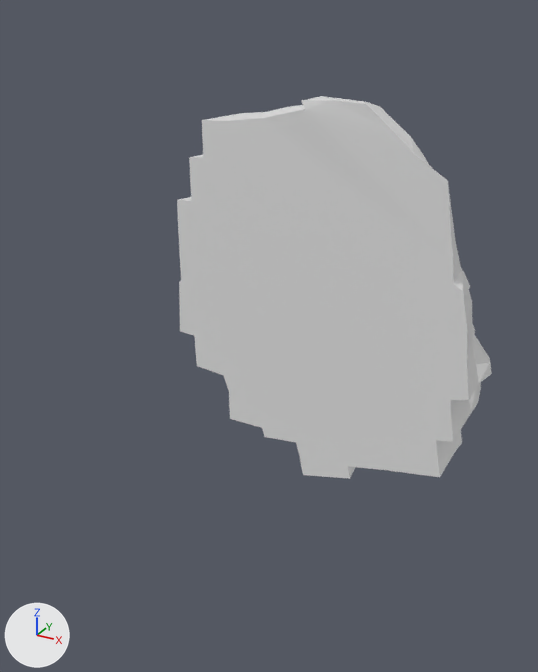
The FBX model Assets/Geometry/Mountain.fbx as it was, and as the next commit left it.
The view is the same before and after, from a camera (50 mm lens) standing at (40.3, -85.3, 37.1) and looking at (-7.7, 2.0, -6.5). The lights are fixed; the arrows at lower left show +X, +Y and +Z.

Before the edit, the objects in view are built like this:
```python
me_cube_044 = bpy.data.meshes.new('Cube.044')
me_cube_044.from_pydata(...)  # 466 vertices, 928 faces; spans x -22.3..22.8, y 0.0..38.2, z -27.2..27.1
me_cube_044.materials.append(mat_material)  # white #e7e7e7
ob_cube_024 = bpy.data.objects.new('Cube.024', me_cube_044)
ob_cube_024.location = (0.0, 0.0, 0.0)
```
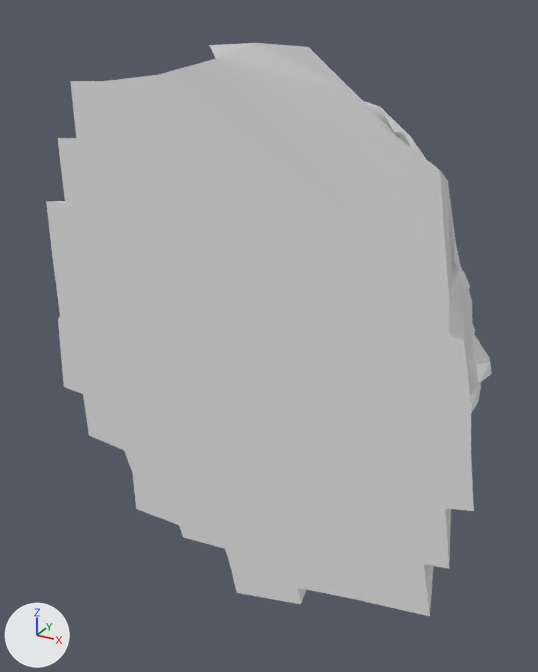
Pixel boxes [x1, y1, x2, y2] of what changed, in the pictures (538 x 672 px):
'Cube.024', reshaped (41% wider, 49% taller): before [177, 96, 492, 479]; after [46, 43, 492, 616]
part 1 of me_cube_044, built on: before [177, 100, 469, 479]; after [46, 43, 474, 616]

Diff of the bpy script that builds the scene:
```diff
--- a/Assets/Geometry/Mountain.fbx.py
+++ b/Assets/Geometry/Mountain.fbx.py
@@ me_cube_044 @@
 # used by ob_cube_024; location = (0.0, 0.0, 0.0)
-me_cube_044.from_pydata(...)  # 466 vertices, 928 faces; spans x -22.3..22.8, y 0.0..38.2, z -27.2..27.1
+me_cube_044.from_pydata(...)  # 508 vertices, 1052 faces; spans x -28.1..28.2, y -19.4..38.2, z -34.4..34.2
+# me_cube_044 part 1
+# 40 faces are deleted
+# 42 vertices are added at x -28.1..28.2, y -19.4..-19.2, z -34.4..34.2
+# 164 new faces join them
 me_cube_044.materials.append(mat_material)
```
